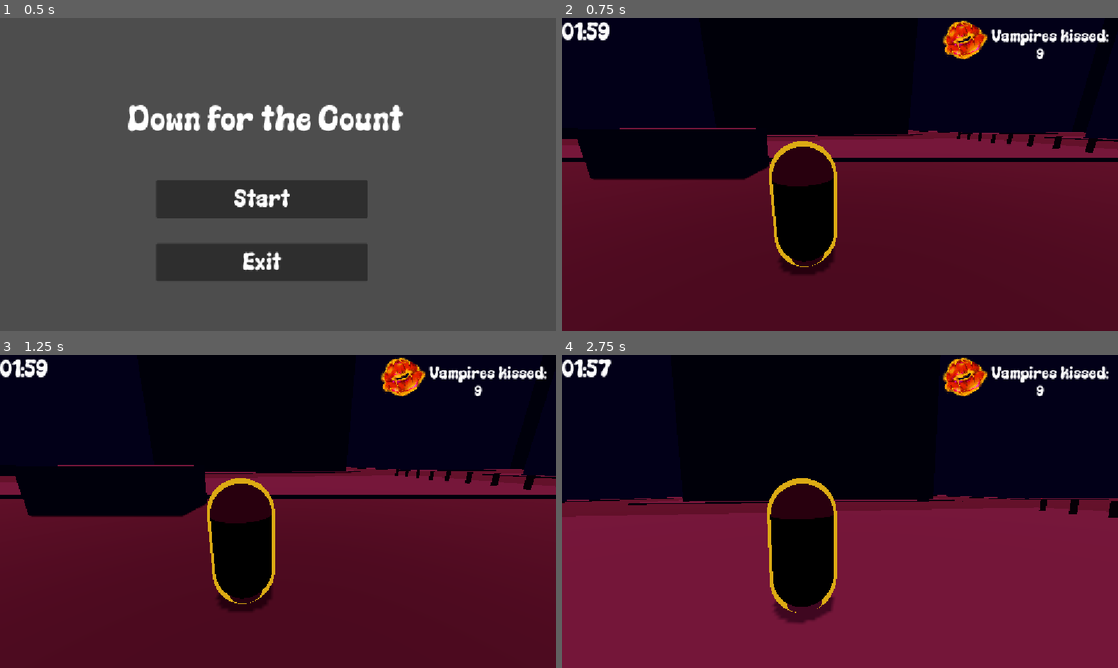
Above: before the commit, frames 1-4 (two rows, left to right).
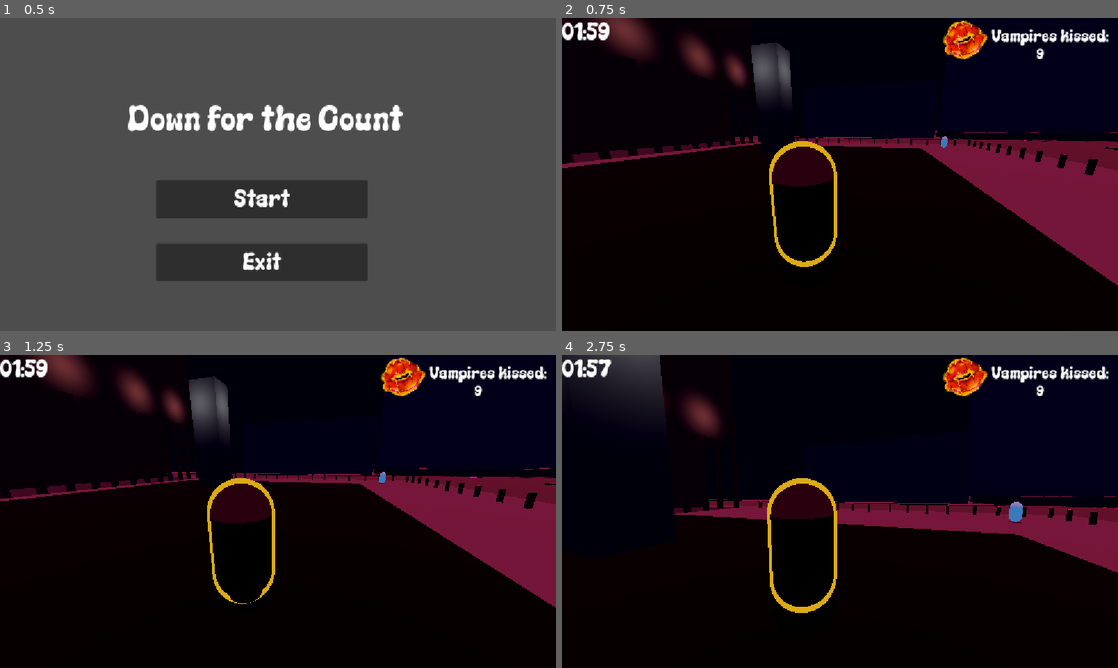
Above: after the commit, the same moments.

Repository: gamedagamez-dev/DownForTheCountGMTK2026
Game: Godot game, scene res://Scenes/UI/MainMenu/MainMenu.tscn
Two runs of this game, one before a commit and one after it. Both use one fixed random seed, a clock stepped at 60 frames per second and the inputs below.
Inputs (mouse positions are in pixels of both pictures, inside the frame that each line leads up to):
- Up to frame 1 (0.5 s): no input
- Up to frame 2 (0.75 s): click "Start" at 0.5 s
- Up to frame 3 (1.25 s): no input
- Up to frame 4 (2.75 s): tap Enter at 1.25 s; move the mouse to (867, 511) at 1.27 s; hold Shift (movement_sprint) 1.28-2.03 s; hold W (move_forward) from 1.28 s (still down); tap Space (movement_jump) at 1.52, 2.27 s; move the mouse to (812, 511) at 2.02 s; tap Shift (movement_sprint) at 2.1 s

Frame 1 is identical in both runs. In frame 2, 55% of the frame differs, in the area x 0-100%, y 0-100%; in frame 3, 55%; in frame 4, 47%.

Commit message:
World Whiteboxing Work

Diff:
--- a/Scenes/World/World3d.tscn
+++ b/Scenes/World/World3d.tscn
@@ -1,6 +1,15 @@
 [gd_scene format=3 uid="uid://baipuylukxhc3"]
 
 [ext_resource type="PackedScene" uid="uid://dc0oy2ji0chod" path="res://Scenes/Player/player3d.tscn" id="1_oywug"]
+
+[sub_resource type="CapsuleMesh" id="CapsuleMesh_7tdgh"]
+
+[sub_resource type="StandardMaterial3D" id="StandardMaterial3D_2ffiy"]
+albedo_color = Color(0.92156863, 0.11764706, 0.23529412, 1)
+metallic = 1.0
+metallic_specular = 1.0
+emission_enabled = true
+emission = Color(0.34532464, 0.5770674, 0.8350754, 1)
 
 [sub_resource type="BoxMesh" id="BoxMesh_7tdgh"]
 
@@ -57,6 +66,33 @@
 
 [node name="World3d" type="Node3D" unique_id=1464030692]
 
+[node name="PlaceholderVampires" type="Node" parent="." unique_id=1500927625]
+
+[node name="Vampire0" type="MeshInstance3D" parent="PlaceholderVampires" unique_id=260970442]
+transform = Transform3D(1, 0, 0, 0, 1, 0, 0, 0, 1, -110.70001, 6.7000003, 23.699999)
+mesh = SubResource("CapsuleMesh_7tdgh")
+surface_material_override/0 = SubResource("StandardMaterial3D_2ffiy")
+
+[node name="Vampire1" type="MeshInstance3D" parent="PlaceholderVampires" unique_id=404305770]
+transform = Transform3D(1, 0, 0, 0, 1, 0, 0, 0, 1, -26.80001, 2.6000001, 18.199995)
+mesh = SubResource("CapsuleMesh_7tdgh")
+surface_material_override/0 = SubResource("StandardMaterial3D_2ffiy")
+
+[node name="Vampire4" type="MeshInstance3D" parent="PlaceholderVampires" unique_id=1894885355]
+transform = Transform3D(1, 0, 0, 0, 1, 0, 0, 0, 1, -53.200012, 29.4, -55.500004)
+mesh = SubResource("CapsuleMesh_7tdgh")
+surface_material_override/0 = SubResource("StandardMaterial3D_2ffiy")
+
+[node name="Vampire3" type="MeshInstance3D" parent="PlaceholderVampires" unique_id=817386019]
+transform = Transform3D(1, 0, 0, 0, 1, 0, 0, 0, 1, 18.39999, 2.6000001, 66.5)
+mesh = SubResource("CapsuleMesh_7tdgh")
+surface_material_override/0 = SubResource("StandardMaterial3D_2ffiy")
+
+[node name="Vampire2" type="MeshInstance3D" parent="PlaceholderVampires" unique_id=2080739482]
+transform = Transform3D(1, 0, 0, 0, 1, 0, 0, 0, 1, 23.59999, 2.6000001, -22.200006)
+mesh = SubResource("CapsuleMesh_7tdgh")
+surface_material_override/0 = SubResource("StandardMaterial3D_2ffiy")
+
 [node name="roads" type="Node" parent="." unique_id=1724903052]
 
 [node name="road0" type="MeshInstance3D" parent="roads" unique_id=76629703]
@@ -73,7 +109,7 @@
 shape = SubResource("ConcavePolygonShape3D_fm7lc")
 
 [node name="road4" type="MeshInstance3D" parent="roads" unique_id=1705540888]
-transform = Transform3D(-8.7828397e-07, 0, 62.86801, 0, 0.2, 0, -20.092796, 0, -2.7480478e-06, -86.4, 1.2, -1.5000023)
+transform = Transform3D(-8.7829295e-07, 0, 66.568, 0, 0.2, 0, -20.093, 0, -2.9097798e-06, -86.4, 1.2, -1.5000023)
 mesh = SubResource("BoxMesh_7tdgh")
 surface_material_override/0 = SubResource("StandardMaterial3D_quq03")
 
@@ -190,7 +226,7 @@
 shape = SubResource("ConcavePolygonShape3D_fm7lc")
 
 [node name="road5" type="MeshInstance3D" parent="roads" unique_id=639673951]
-transform = Transform3D(-20.092796, 0, -5.4960956e-06, 0, 0.19999999, 0, 1.756568e-06, 0, -62.86801, -127.84999, 1.2, -1.5000023)
+transform = Transform3D(-20.093, 0, -1.037462e-05, 0, 0.2, 0, 3.0339588e-06, 0, -68.708, -128.15, 1.2, -3.7)
 mesh = SubResource("BoxMesh_7tdgh")
 surface_material_override/0 = SubResource("StandardMaterial3D_quq03")
 
@@ -451,7 +487,7 @@
 shape = SubResource("ConcavePolygonShape3D_fm7lc")
 
 [node name="CarReferenceSize11" type="MeshInstance3D" parent="cars" unique_id=588776947]
-transform = Transform3D(-1.3113416e-07, 1.4520518e-14, 7, 4.5298742e-07, 2.2, 4.9042436e-21, -3, 3.3219078e-07, -3.059797e-07, -62.499996, 2.4500003, -33.7)
+transform = Transform3D(-1.3113416e-07, 1.4520518e-14, 7, 4.5298742e-07, 2.2, 4.9042436e-21, -3, 3.3219078e-07, -3.059797e-07, -62.499996, 2.6700003, -33.7)
 mesh = SubResource("BoxMesh_7tdgh")
 
 [node name="StaticBody3D" type="StaticBody3D" parent="cars/CarReferenceSize11" unique_id=1745192000]
@@ -460,7 +496,7 @@
 shape = SubResource("ConcavePolygonShape3D_fm7lc")
 
 [node name="CarReferenceSize12" type="MeshInstance3D" parent="cars" unique_id=307435326]
-transform = Transform3D(-0.7764572, 8.597731e-08, 6.7614803, 4.5298742e-07, 2.1999998, 9.252476e-21, -2.8977773, 3.2087164e-07, -1.8117334, -58.78118, 2.4500003, -37.746452)
+transform = Transform3D(-0.7764572, 8.597731e-08, 6.7614803, 4.5298742e-07, 2.1999998, 9.252476e-21, -2.8977773, 3.2087164e-07, -1.8117334, -58.78118, 2.6700003, -37.746452)
 mesh = SubResource("BoxMesh_7tdgh")
 
 [node name="StaticBody3D" type="StaticBody3D" parent="cars/CarReferenceSize12" unique_id=963577689]
@@ -487,7 +523,7 @@
 shape = SubResource("ConcavePolygonShape3D_fm7lc")
 
 [node name="Player3d" parent="." unique_id=1261980593 instance=ExtResource("1_oywug")]
-transform = Transform3D(1, 0, 0, 0, 1, 0, 0, 0, 1, 0, 2.1000001, -1.75)
+transform = Transform3D(-0.25881904, 0, 0.9659258, 0, 1, 0, -0.9659258, 0, -0.25881904, 8.3, 4, 28.950003)
 vampires_kissed = 9
 
 [node name="Sidewalks" type="Node" parent="." unique_id=332335357]
@@ -652,7 +688,7 @@
 shape = SubResource("ConcavePolygonShape3D_fm7lc")
 
 [node name="sidewalk16" type="MeshInstance3D" parent="Sidewalks" unique_id=1446413925]
-transform = Transform3D(-5, 6.643815e-08, -9.059748e-06, 7.5497894e-07, 0.44, -8.526515e-13, 7.54979e-07, -1.6284659e-14, -60, -33.048992, 1.3280087, -75.81699)
+transform = Transform3D(-6.61, 6.643815e-08, -9.059748e-06, 9.980822e-07, 0.44, -8.526515e-13, 9.980823e-07, -1.6284659e-14, -60, -32.219, 1.328, -75.817)
 mesh = SubResource("BoxMesh_7tdgh")
 
 [node name="StaticBody3D" type="StaticBody3D" parent="Sidewalks/sidewalk16" unique_id=106409508]
@@ -742,7 +778,7 @@
 shape = SubResource("ConcavePolygonShape3D_fm7lc")
 
 [node name="sidewalk17" type="MeshInstance3D" parent="Sidewalks" unique_id=1914585578]
-transform = Transform3D(-5, 6.643815e-08, -9.059748e-06, 7.5497894e-07, 0.44, -8.526515e-13, 7.54979e-07, -1.6284659e-14, -60, -33.049, 1.3280087, -135.81699)
+transform = Transform3D(-6.61, 6.643815e-08, -9.059748e-06, 9.980822e-07, 0.44, -8.526517e-13, 9.980823e-07, -1.6284659e-14, -60, -32.249, 1.3280087, -135.81699)
 mesh = SubResource("BoxMesh_7tdgh")
 
 [node name="StaticBody3D" type="StaticBody3D" parent="Sidewalks/sidewalk17" unique_id=441710465]
@@ -898,14 +934,68 @@
 environment = SubResource("Environment_oywug")
 camera_attributes = SubResource("CameraAttributesPractical_noce4")
 
-[node name="OmniLight3D" type="OmniLight3D" parent="Lighting" unique_id=307202859]
-transform = Transform3D(1, 0, 0, 0, 1, 0, 0, 0, 1, -102.3, 8.6, 20.5)
+[node name="TestCityLights" type="Node" parent="Lighting" unique_id=820877153]
+
+[node name="OmniLight3D" type="OmniLight3D" parent="Lighting/TestCityLights" unique_id=307202859]
+transform = Transform3D(1, 0, 0, 0, 1, 0, 0, 0, 1, -107.600006, 8.6, 20.5)
 light_bake_mode = 1
 
-[node name="OmniLight3D2" type="OmniLight3D" parent="Lighting" unique_id=73314388]
+[node name="OmniLight3D6" type="OmniLight3D" parent="Lighting/TestCityLights" unique_id=677308730]
+transform = Transform3D(1, 0, 0, 0, 1, 0, 0, 0, 1, 17.899994, 16.7, 57.500004)
+light_bake_mode = 1
+
+[node name="OmniLight3D7" type="OmniLight3D" parent="Lighting/TestCityLights" unique_id=334421737]
+transform = Transform3D(1, 0, 0, 0, 1, 0, 0, 0, 1, 8.7999935, 16.7, 57.500004)
+light_bake_mode = 1
+
+[node name="OmniLight3D8" type="OmniLight3D" parent="Lighting/TestCityLights" unique_id=545630007]
+transform = Transform3D(1, 0, 0, 0, 1, 0, 0, 0, 1, 0.29999352, 16.7, 57.500004)
+light_bake_mode = 1
+
+[node name="OmniLight3D9" type="OmniLight3D" parent="Lighting/TestCityLights" unique_id=1063471657]
+transform = Transform3D(1, 0, 0, 0, 1, 0, 0, 0, 1, -7.7000065, 16.7, 57.500004)
+light_bake_mode = 1
+
+[node name="OmniLight3D12" type="OmniLight3D" parent="Lighting/TestCityLights" unique_id=926515361]
+transform = Transform3D(1, 0, 0, 0, 1, 0, 0, 0, 1, -6.9000063, 10.500001, 36.400005)
+light_bake_mode = 1
+
+[node name="OmniLight3D13" type="OmniLight3D" parent="Lighting/TestCityLights" unique_id=317273593]
+transform = Transform3D(1, 0, 0, 0, 1, 0, 0, 0, 1, -9.600007, 10.500001, 39.200005)
+light_bake_mode = 1
+
+[node name="OmniLight3D14" type="OmniLight3D" parent="Lighting/TestCityLights" unique_id=1257323473]
+transform = Transform3D(1, 0, 0, 0, 1, 0, 0, 0, 1, -6.9000072, 10.500001, 41.500004)
+light_bake_mode = 1
+
+[node name="OmniLight3D15" type="OmniLight3D" parent="Lighting/TestCityLights" unique_id=1959751129]
+transform = Transform3D(1, 0, 0, 0, 1, 0, 0, 0, 1, -4.100007, 10.500001, 39.700005)
+light_bake_mode = 1
+
+[node name="OmniLight3D10" type="OmniLight3D" parent="Lighting/TestCityLights" unique_id=1923610499]
+transform = Transform3D(1, 0, 0, 0, 1, 0, 0, 0, 1, -17.100006, 16.7, 57.500004)
+light_bake_mode = 1
+
+[node name="OmniLight3D11" type="OmniLight3D" parent="Lighting/TestCityLights" unique_id=1672901850]
+transform = Transform3D(1, 0, 0, 0, 1, 0, 0, 0, 1, -25.300007, 16.7, 57.500004)
+light_bake_mode = 1
+
+[node name="OmniLight3D4" type="OmniLight3D" parent="Lighting/TestCityLights" unique_id=821283584]
+transform = Transform3D(1, 0, 0, 0, 1, 0, 0, 0, 1, -96.100006, 8.6, 20.5)
+light_bake_mode = 1
+
+[node name="OmniLight3D5" type="OmniLight3D" parent="Lighting/TestCityLights" unique_id=402652584]
+transform = Transform3D(1, 0, 0, 0, 1, 0, 0, 0, 1, -89.3, 7.8, 14.299999)
+light_bake_mode = 1
+
+[node name="OmniLight3D2" type="OmniLight3D" parent="Lighting/TestCityLights" unique_id=73314388]
 transform = Transform3D(1, 0, 0, 0, 1, 0, 0, 0, 1, -116.3, 4.2000003, 20.5)
 light_bake_mode = 1
 
+[node name="OmniLight3D3" type="OmniLight3D" parent="Lighting/TestCityLights" unique_id=250859781]
+transform = Transform3D(1, 0, 0, 0, 1, 0, 0, 0, 1, -116.3, 4.2000003, 36.6)
+light_bake_mode = 1
+
 [node name="Buildings" type="Node" parent="." unique_id=1771611290]
 
 [node name="BorderBuildings" type="Node" parent="Buildings" unique_id=476602932]
@@ -1321,6 +1411,16 @@
 [node name="CollisionShape3D" type="CollisionShape3D" parent="Buildings/Building1/building6/StaticBody3D" unique_id=1451939609]
 shape = SubResource("ConcavePolygonShape3D_fm7lc")
 
+[node name="building14" type="MeshInstance3D" parent="Buildings/Building1" unique_id=814032480]
+transform = Transform3D(-1.1753992e-06, 2.8009717e-06, 28.082, -5.6215124e-13, 18.55, -4.240264e-06, -26.89, -5.1023297e-13, -1.2275033e-06, -74.078, 10.653001, 47.553997)
+mesh = SubResource("BoxMesh_7tdgh")
+surface_material_override/0 = SubResource("StandardMaterial3D_oudrq")
+
+[node name="StaticBody3D" type="StaticBody3D" parent="Buildings/Building1/building14" unique_id=1478284793]
+
+[node name="CollisionShape3D" type="CollisionShape3D" parent="Buildings/Building1/building14/StaticBody3D" unique_id=1337803988]
+shape = SubResource("ConcavePolygonShape3D_fm7lc")
+
 [node name="building16" type="MeshInstance3D" parent="Buildings/Building1" unique_id=1192692166]
 transform = Transform3D(-5.3765007e-07, 2.8009717e-06, 28.082, -2.5713874e-13, 18.55, -4.240264e-06, -12.3, -5.1023297e-13, -1.2275033e-06, -99.352, 10.653, 40.190002)
 mesh = SubResource("BoxMesh_7tdgh")
@@ -1371,6 +1471,16 @@
 [node name="CollisionShape3D" type="CollisionShape3D" parent="Buildings/Building1/building15/StaticBody3D" unique_id=587739329]
 shape = SubResource("ConcavePolygonShape3D_fm7lc")
 
+[node name="building26" type="MeshInstance3D" parent="Buildings/Building1" unique_id=851954311]
+transform = Transform3D(-1.0844795e-06, 1.0584805e-06, 27.052, -5.186676e-13, 7.01, -4.084738e-06, -24.81, -1.9281583e-13, -1.1824804e-06, -99.7528, 17.313, 25.623999)
+mesh = SubResource("BoxMesh_7tdgh")
+surface_material_override/0 = SubResource("StandardMaterial3D_oudrq")
+
+[node name="StaticBody3D" type="StaticBody3D" parent="Buildings/Building1/building26" unique_id=1031710658]
+
+[node name="CollisionShape3D" type="CollisionShape3D" parent="Buildings/Building1/building26/StaticBody3D" unique_id=1290372414]
+shape = SubResource("ConcavePolygonShape3D_fm7lc")
+
 [node name="building8" type="MeshInstance3D" parent="Buildings/Building1" unique_id=1124871255]
 transform = Transform3D(-3.6088122e-07, 1.0146916e-06, 27.362, -1.7259652e-13, 6.72, -4.1315466e-06, -8.256, -1.8483912e-13, -1.196031e-06, -99.7528, 7.9269996, 30.164799)
 mesh = SubResource("BoxMesh_7tdgh")
@@ -3032,3 +3142,13 @@
 shape = SubResource("ConcavePolygonShape3D_fm7lc")
 
 [node name="Platforms" type="Node" parent="." unique_id=2049937572]
+
+[node name="platform0" type="MeshInstance3D" parent="Platforms" unique_id=526707140]
+transform = Transform3D(-1.3750505e-06, 1.5099577e-07, -31.702, 1.9242969e-13, 1, 4.786868e-06, 8.44, 1.8006074e-15, -5.1649113e-06, -45.930367, 27.702997, -57.87648)
+mesh = SubResource("BoxMesh_7tdgh")
+surface_material_override/0 = SubResource("StandardMaterial3D_7tdgh")
+
+[node name="StaticBody3D" type="StaticBody3D" parent="Platforms/platform0" unique_id=899482105]
+
+[node name="CollisionShape3D" type="CollisionShape3D" parent="Platforms/platform0/StaticBody3D" unique_id=653503867]
+shape = SubResource("ConcavePolygonShape3D_fm7lc")
